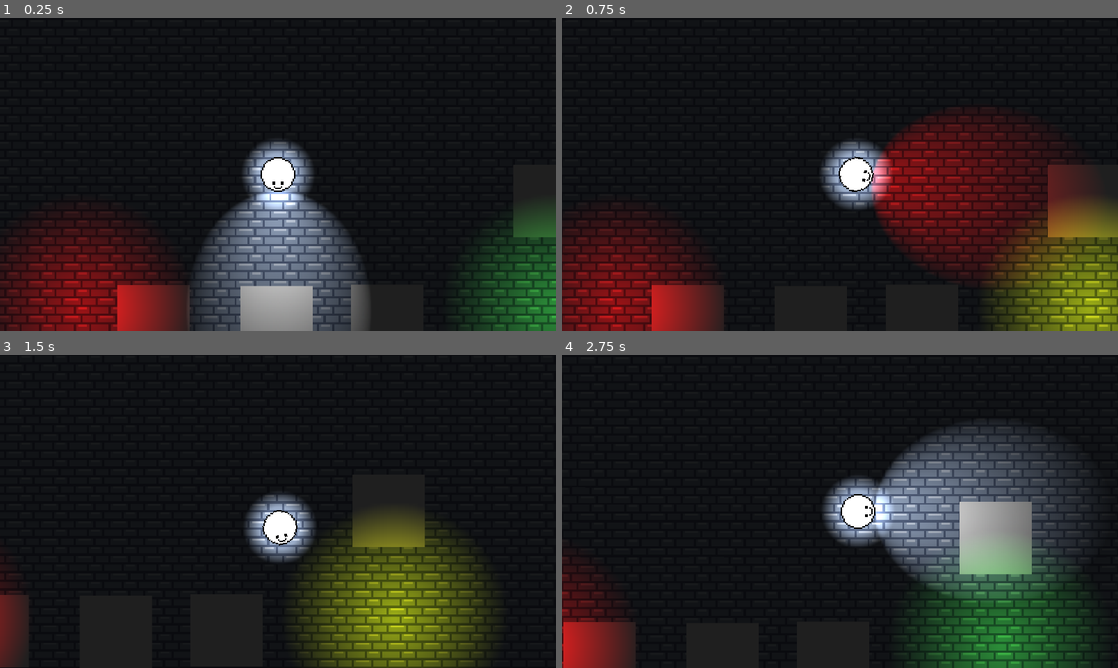
Above: before the commit, frames 1-4 (two rows, left to right).
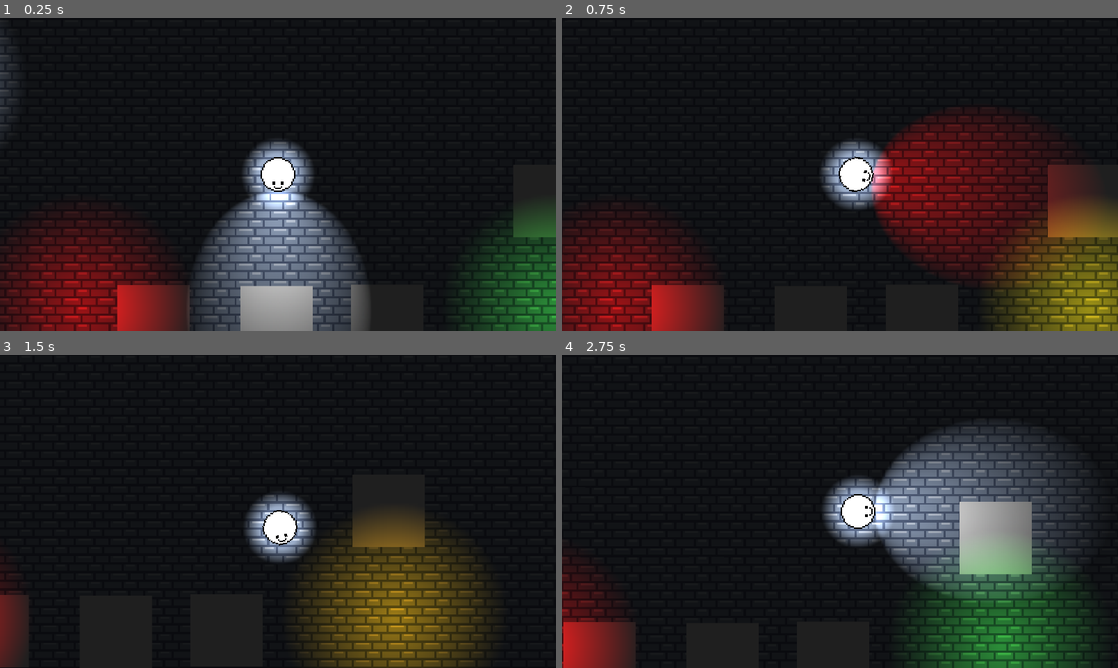
Above: after the commit, the same moments.

Repository: ToumaKamijou/Game-Making-A3
Game: Godot game, scene res://scenes/2D/levels/test_level.tscn
The game is run twice, just before and just after one commit, with the same random seed, the same clock (stepped at 60 frames per second) and the same inputs.
Inputs:
- Up to frame 1 (0.25 s): no input
- Up to frame 2 (0.75 s): tap Enter at 0.5 s; hold D (move_right) from 0.53 s (still down); hold Space (change_flash_color) from 0.53 s (still down)
- Up to frame 3 (1.5 s): release D (move_right) at 1.28 s; release Space (change_flash_color) at 1.28 s; hold S (move_down) from 1.28 s (still down); tap F (show_flashlight) at 1.35 s
- Up to frame 4 (2.75 s): release S (move_down) at 2.03 s; hold D (move_right) from 2.03 s (still down); tap R at 2.1 s

The runs differ from the first frame. In frame 1, 0.3% of the frame differs, in the area x 0-3%, y 6-36%; in frame 2, 0.5%; in frame 3, 4.7%, in the area x 58-84%, y 58-100%; in frame 4, nothing differs.

Commit message:
added functionality
the light mixing now also works with white and mixed light colours

Diff:
--- a/a-3-game/scenes/2D/levels/test_level.tscn
+++ b/a-3-game/scenes/2D/levels/test_level.tscn
@@ -92,6 +92,18 @@
 _light_color = 1
 _size = 5.0
 
+[node name="StaticLight3" parent="SubViewportContainer/SubViewport/ColorTesting" instance=ExtResource("6_dxe1e")]
+position = Vector2(457.00006, 413.00006)
+scale = Vector2(5, 5)
+_size = 5.0
+
+[node name="StaticLight4" parent="SubViewportContainer/SubViewport/ColorTesting" instance=ExtResource("6_dxe1e")]
+position = Vector2(290.00006, 766)
+scale = Vector2(5, 5)
+_base_value = 5
+_light_color = 5
+_size = 5.0
+
 [node name="StaticLight2" parent="SubViewportContainer/SubViewport/ColorTesting" instance=ExtResource("6_dxe1e")]
 position = Vector2(1343, 723)
 scale = Vector2(5, 5)
--- a/a-3-game/scripts/2D/test/static_light.gd
+++ b/a-3-game/scripts/2D/test/static_light.gd
@@ -70,8 +70,19 @@
 
 	# There's probably a math solution for this, as well as a more elegant loop. This works too.
 	if _flash_color != 0:
-		var tween = create_tween()
+		if _base_value == 0 or 4 or 5 or 6:
+			var tween = create_tween()
+			if _flash_color == 1:
+				tween.tween_property(self, "color", Color.RED, .5)
+				_light_color = Global.LIGHT_COLOR.RED
+			if _flash_color == 2:
+				tween.tween_property(self, "color", Color.LIME_GREEN, .5)
+				_light_color = Global.LIGHT_COLOR.GREEN
+			if _flash_color == 3:
+				tween.tween_property(self, "color", Color.ROYAL_BLUE, .5)
+				_light_color = Global.LIGHT_COLOR.BLUE
 		if _base_value == 1:
+			var tween = create_tween()
 			if _flash_color == 1:
 				tween.tween_property(self, "color", Color.RED, .5)
 				_light_color = Global.LIGHT_COLOR.RED
@@ -82,6 +93,7 @@
 				tween.tween_property(self, "color", Color.PURPLE, .5)
 				_light_color = Global.LIGHT_COLOR.PURPLE
 		elif _base_value == 2:
+			var tween = create_tween()
 			if _flash_color == 1:
 				tween.tween_property(self, "color", Color.YELLOW, .5)
 				_light_color = Global.LIGHT_COLOR.YELLOW
@@ -92,6 +104,7 @@
 				tween.tween_property(self, "color", Color.CYAN, .5)
 				_light_color = Global.LIGHT_COLOR.CYAN
 		elif _base_value == 3:
+			var tween = create_tween()
 			if _flash_color == 1:
 				tween.tween_property(self, "color", Color.PURPLE, .5)
 				_light_color = Global.LIGHT_COLOR.PURPLE
